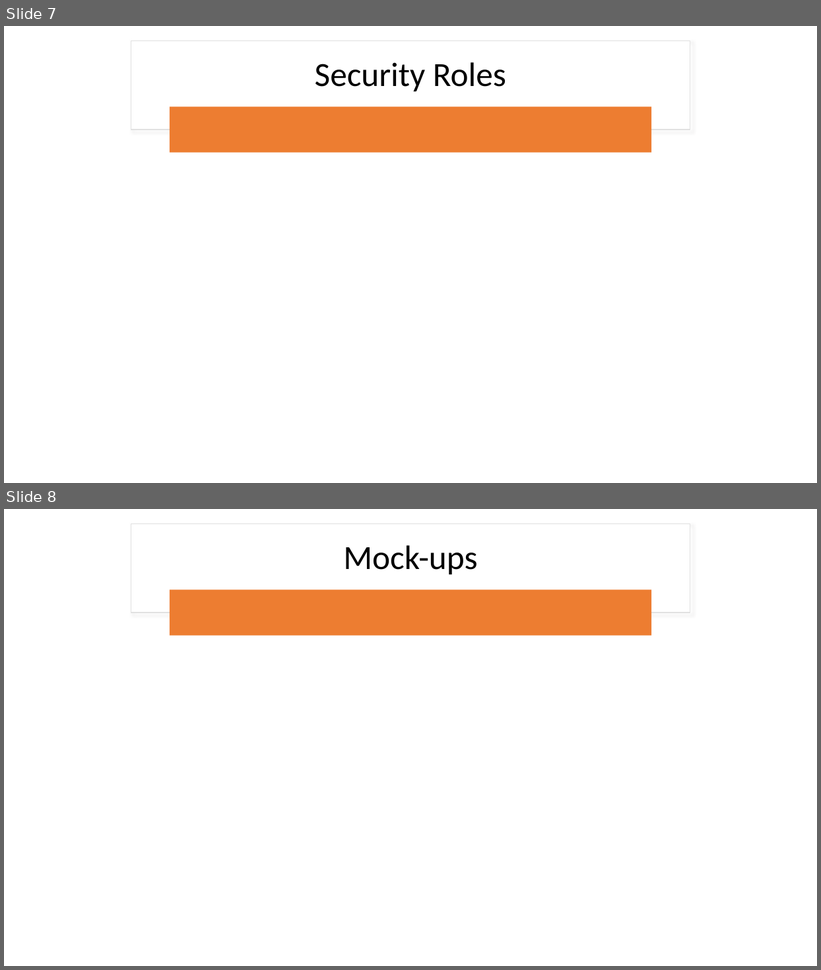
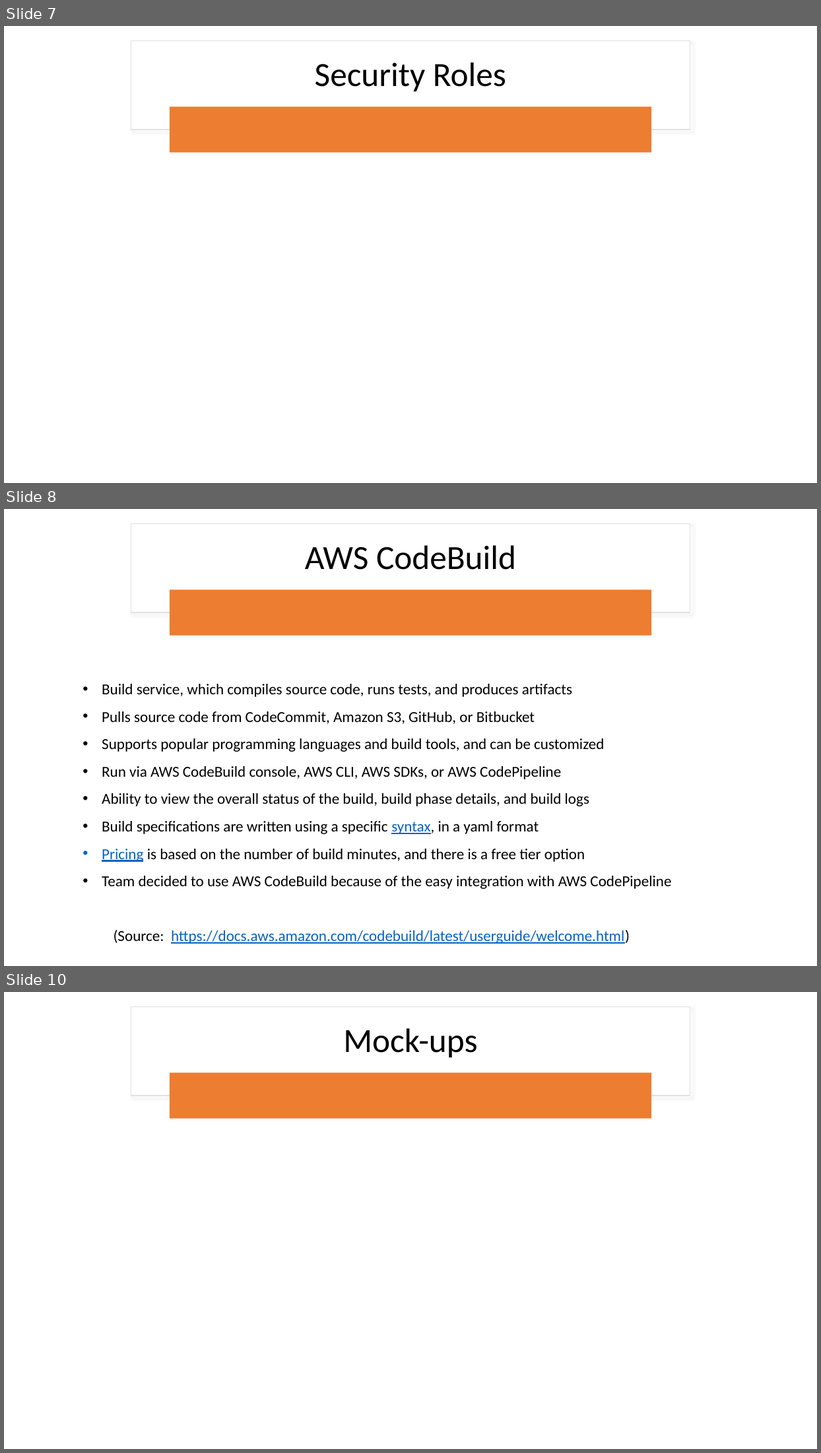
Before and after one commit to rlennon/ConnachtUni, a slide deck: documentation/Demonstrations/Connacht_University_TeamDC.pptx. Shown one above the other, each under a label of ours: slides 7 and 8 before the commit, slides 7, 8 and 10 after it; the slides between them are not shown. The pictures are 821x970 and 821x1453 pixels, drawn with LibreOffice and Linux fonts; fonts in the diff are those of the drawing. Boxes give left, top, right and bottom in pixels: in the first picture for what was removed or moved away, otherwise in the second. Text is boxed around its words. In the diff, an @@ line names an element or a change of style, - is before the commit and + after.

```diff
--- a/documentation/Demonstrations/Connacht_University_TeamDC.pptx
+++ b/documentation/Demonstrations/Connacht_University_TeamDC.pptx
@@ slide 8 added at [4, 509, 817, 966], background #FFFFFF @@
@@ rectangle added at [131, 524, 690, 613], fill #FFFFFF, outline #E1E1E1 1 pt @@
@@ title added at [305, 545, 516, 570], 40 pt, text #000000 @@
+AWS CodeBuild
@@ rounded rectangle added at [170, 590, 652, 635], fill #ED7D31 @@
@@ text added at [102, 684, 671, 944], 18 pt, text #000000 @@
+• Build service, which compiles source code, runs tests, and produces artifacts
+• Pulls source code from CodeCommit, Amazon S3, GitHub, or Bitbucket
+• Supports popular programming languages and build tools, and can be customized
+• Run via AWS CodeBuild console, AWS CLI, AWS SDKs, or AWS CodePipeline
+• Ability to view the overall status of the build, build phase details, and build logs
+• Build specifications are written using a specific syntax, in a yaml format
+• Pricing is based on the number of build minutes, and there is a free tier option
+• Team decided to use AWS CodeBuild because of the easy integration with AWS CodePipeline
+  (Source: https://docs.aws.amazon.com/codebuild/latest/userguide/welcome.html)
@@ what was slide 8 is now slide 10 @@
```
Also in this commit, not shown: 1 slide changed, 1 other slide added.
